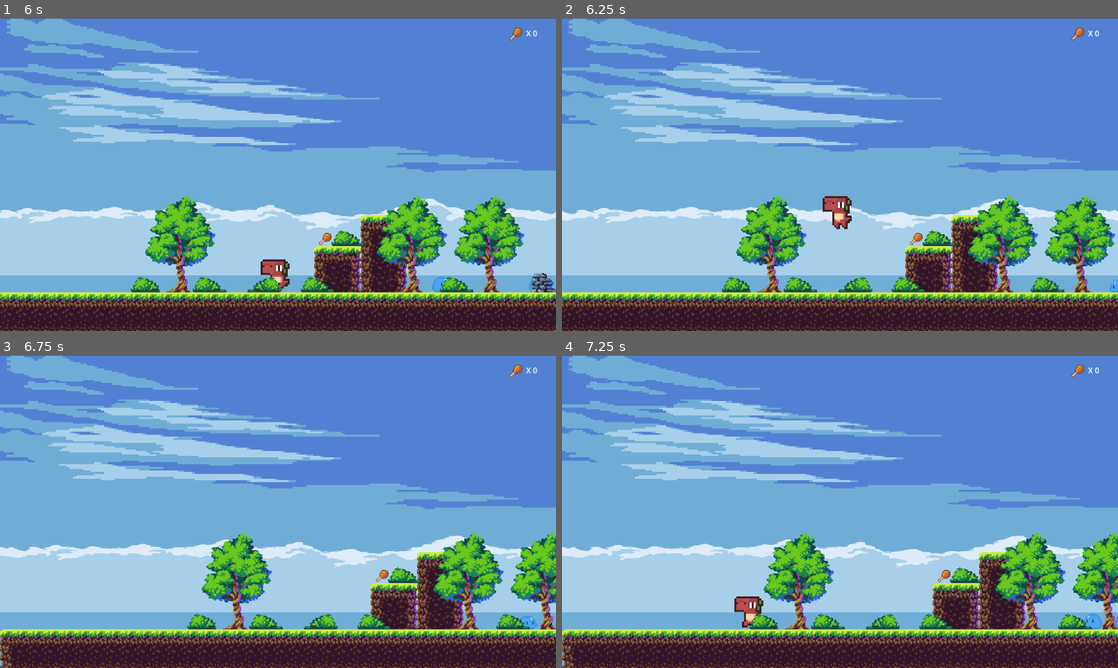
Above: before the commit, frames 1-4 (two rows, left to right).
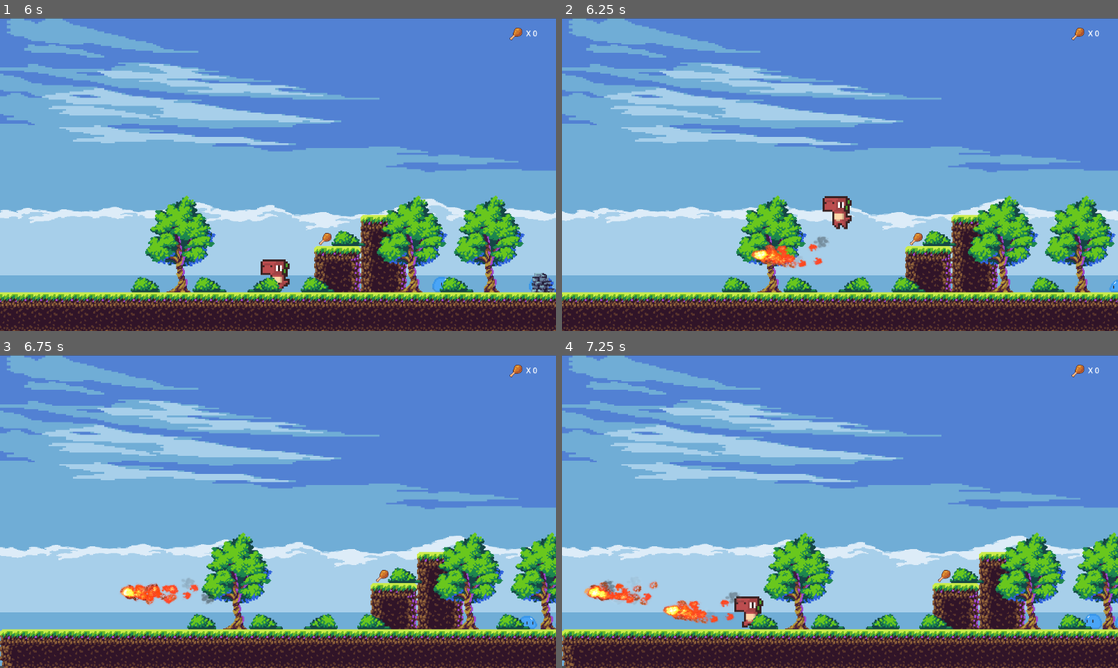
Above: after the commit, the same moments.

Repository: xXMaddyX/FelixGame
Game: Godot game, scene res://worlds/world1.tscn
The game is run twice, just before and just after one commit, with the same random seed, the same clock (stepped at 60 frames per second) and the same inputs.
Inputs:
- Up to frame 1 (6 s): hold F (fire, bound only after the commit) 0.53-1.28 s; hold Right (move_right) 0.53-2.03 s; tap Space (jump) at 0.77, 1.52, 3.02, 3.77, 4.52 s; tap D (dash) at 1.35, 5.85 s; tap F (fire, bound only after the commit) at 1.55, 2.85, 3.8, 4.35 s; hold Left (move_left) 2.03-2.78 s; hold F (fire, bound only after the commit) 2.03-2.78 s; hold Right (move_right) 2.78-4.28 s; hold D (dash) 3.53-4.28 s; hold Left (move_left) 4.28-5.03 s; hold Right (move_right) 5.03-5.78 s; hold F (fire, bound only after the commit) 5.03-5.78 s; hold Left (move_left) from 5.78 s (still down)
- Up to frame 2 (6.25 s): keep holding Left (move_left); tap Space (jump) at 6.02 s; tap F (fire, bound only after the commit) at 6.05 s
- Up to frame 3 (6.75 s): keep holding Left (move_left); hold F (fire, bound only after the commit) from 6.53 s (still down)
- Up to frame 4 (7.25 s): keep holding Left (move_left); keep holding F (fire, bound only after the commit); tap Space (jump) at 6.77 s

Frame 1 is identical in both runs. In frame 2, 0.6% of the frame differs, in the area x 34-48%, y 69-80%; in frame 3, 0.6%; in frame 4, 1.1%, in the area x 3-32%, y 71-86%.

Commit message:
Update Powerups

Diff:
--- a/GameManager/GameManager.gd
+++ b/GameManager/GameManager.gd
@@ -13,5 +13,8 @@
 func updateDinoPowerState():
 	emit_signal("updateDinoPower", DinoPowerState)
 
+func resetMeetCounter():
+	meetCounter = 0
+
 signal updateDinoPower(power)
 signal updateUI(meetCounter)
--- a/Monster/slimes/Slime.gd
+++ b/Monster/slimes/Slime.gd
@@ -3,6 +3,7 @@
 
 const SPEED = 40.0
 var direction = 1
+var isDead = false
 const JUMP_VELOCITY = -400.0
 
 # Get the gravity from the project settings to be synced with RigidBody nodes.
@@ -10,20 +11,23 @@
 @onready var animated_sprite_2d = $AnimatedSprite2D
 @onready var check_right = $checkRight
 @onready var check_left = $checkLeft
+@onready var explosion = $explosion
 
+func _ready():
+	explosion.hide()
 
 func animationHandler():
-	if direction == 1:
+	if direction == 1 and not isDead:
 		animated_sprite_2d.flip_h = false
 		animated_sprite_2d.play("run")
-	elif direction == -1:
+	elif direction == -1 and not isDead:
 		animated_sprite_2d.flip_h = true
 		animated_sprite_2d.play("run")
 
 func moveHandler():
-	if direction == 1:
+	if direction == 1 and not isDead:
 		velocity.x = direction * SPEED
-	elif direction == -1:
+	elif direction == -1 and not isDead:
 		velocity.x = direction * SPEED
 
 func checkCollition():
@@ -32,18 +36,25 @@
 	if check_left.is_colliding():
 		direction = 1
 
+func takeDamage():
+	isDead = true
+	velocity.x = 0
+	explosion.show()
+	explosion.play("explosion")
+	animated_sprite_2d.hide()
+	await get_tree().create_timer(0.8).timeout
+	queue_free()
 
 func _physics_process(delta):
 	# Add the gravity.
 	if not is_on_floor():
 		velocity.y += gravity * delta
 
-
 	animationHandler()
 	checkCollition()
 	moveHandler()
 	move_and_slide()
 
-
 func _on_area_2d_body_entered(body):
-	body.takeDamage()
+	if not isDead:
+		body.takeDamage()
--- a/Monster/slimes/Slime.tscn
+++ b/Monster/slimes/Slime.tscn
@@ -1,8 +1,18 @@
-[gd_scene load_steps=17 format=3 uid="uid://3u5c7svkslgb"]
+[gd_scene load_steps=28 format=3 uid="uid://3u5c7svkslgb"]
 
 [ext_resource type="Script" path="res://Monster/slimes/Slime.gd" id="1_fcuae"]
 [ext_resource type="Texture2D" uid="uid://bc2qxqbt27edp" path="res://assets/Monster/Slimes/FreeSlime/FreeSlime/slime_idle.png" id="2_g4q5i"]
 [ext_resource type="Texture2D" uid="uid://b4rc28xxak0rq" path="res://assets/Monster/Slimes/FreeSlime/FreeSlime/slime_run.png" id="3_y4m28"]
+[ext_resource type="Texture2D" uid="uid://bbgow4dxor1x3" path="res://assets/Monster/Slimes/Explosion/Explosion_8/Explosion_1.png" id="4_brk8y"]
+[ext_resource type="Texture2D" uid="uid://cgef4ct15lxb5" path="res://assets/Monster/Slimes/Explosion/Explosion_8/Explosion_2.png" id="5_pej7x"]
+[ext_resource type="Texture2D" uid="uid://6fng1jg7o10e" path="res://assets/Monster/Slimes/Explosion/Explosion_8/Explosion_3.png" id="6_pmxg7"]
+[ext_resource type="Texture2D" uid="uid://cbja4ubl7mvm0" path="res://assets/Monster/Slimes/Explosion/Explosion_8/Explosion_4.png" id="7_pxp7y"]
+[ext_resource type="Texture2D" uid="uid://dya4vlt46x0gv" path="res://assets/Monster/Slimes/Explosion/Explosion_8/Explosion_5.png" id="8_mwq41"]
+[ext_resource type="Texture2D" uid="uid://bfatr0fhijeod" path="res://assets/Monster/Slimes/Explosion/Explosion_8/Explosion_6.png" id="9_7q26l"]
+[ext_resource type="Texture2D" uid="uid://ddpbljhckgq4g" path="res://assets/Monster/Slimes/Explosion/Explosion_8/Explosion_7.png" id="10_o0suh"]
+[ext_resource type="Texture2D" uid="uid://civki778vonst" path="res://assets/Monster/Slimes/Explosion/Explosion_8/Explosion_8.png" id="11_k762a"]
+[ext_resource type="Texture2D" uid="uid://ba6sr2aej6qyj" path="res://assets/Monster/Slimes/Explosion/Explosion_8/Explosion_9.png" id="12_86arr"]
+[ext_resource type="Texture2D" uid="uid://hhriaheuwptu" path="res://assets/Monster/Slimes/Explosion/Explosion_8/Explosion_10.png" id="13_pb0up"]
 
 [sub_resource type="AtlasTexture" id="AtlasTexture_5wkwx"]
 atlas = ExtResource("2_g4q5i")
@@ -87,6 +97,44 @@
 "speed": 10.0
 }]
 
+[sub_resource type="SpriteFrames" id="SpriteFrames_ba3ny"]
+animations = [{
+"frames": [{
+"duration": 1.0,
+"texture": ExtResource("4_brk8y")
+}, {
+"duration": 1.0,
+"texture": ExtResource("5_pej7x")
+}, {
+"duration": 1.0,
+"texture": ExtResource("6_pmxg7")
+}, {
+"duration": 1.0,
+"texture": ExtResource("7_pxp7y")
+}, {
+"duration": 1.0,
+"texture": ExtResource("8_mwq41")
+}, {
+"duration": 1.0,
+"texture": ExtResource("9_7q26l")
+}, {
+"duration": 1.0,
+"texture": ExtResource("10_o0suh")
+}, {
+"duration": 1.0,
+"texture": ExtResource("11_k762a")
+}, {
+"duration": 1.0,
+"texture": ExtResource("12_86arr")
+}, {
+"duration": 1.0,
+"texture": ExtResource("13_pb0up")
+}],
+"loop": true,
+"name": &"explosion",
+"speed": 10.0
+}]
+
 [sub_resource type="CircleShape2D" id="CircleShape2D_whkvf"]
 radius = 7.07107
 
@@ -94,19 +142,27 @@
 radius = 12.0
 
 [node name="Slime" type="CharacterBody2D"]
+collision_layer = 9
 script = ExtResource("1_fcuae")
 
 [node name="AnimatedSprite2D" type="AnimatedSprite2D" parent="."]
 sprite_frames = SubResource("SpriteFrames_3ejvv")
 animation = &"idle"
-frame_progress = 0.109565
+frame_progress = 0.435162
+
+[node name="explosion" type="AnimatedSprite2D" parent="."]
+position = Vector2(-1.90735e-06, -15)
+scale = Vector2(0.198571, 0.171429)
+sprite_frames = SubResource("SpriteFrames_ba3ny")
+animation = &"explosion"
+frame_progress = 0.256364
 
 [node name="envCollider" type="CollisionShape2D" parent="."]
 position = Vector2(0, 2)
 shape = SubResource("CircleShape2D_whkvf")
 
 [node name="Area2D" type="Area2D" parent="."]
-collision_layer = 0
+collision_layer = 8
 collision_mask = 2
 
 [node name="playerCollider" type="CollisionShape2D" parent="Area2D"]
--- /dev/null
+++ b/player/fireBall.gd
@@ -0,0 +1,32 @@
+extends CharacterBody2D
+
+const SPEED = 200
+var direction = 0  # Richtung des Schusses
+var OrigX = 0
+@onready var animated_sprite_2d = $AnimatedSprite2D
+@onready var collision_shape_2d = $AnimatedSprite2D/Area2D/CollisionShape2D
+
+# Called when the node enters the scene tree for the first time.
+func _ready():
+	velocity.x = direction * SPEED
+	animated_sprite_2d.play("ShotAnim")
+	OrigX = position.x
+
+func destroy():
+	queue_free()
+
+# Called every frame. 'delta' is the elapsed time since the previous frame.
+func _physics_process(delta):
+	if direction == -1:
+		animated_sprite_2d.flip_h = true
+		animated_sprite_2d.position.x = 0
+	velocity.x = direction * SPEED
+	move_and_slide()
+
+	if position.x > OrigX + 400:
+		queue_free()
+
+
+func _on_area_2d_body_entered(body):
+	destroy()
+	body.takeDamage()
--- /dev/null
+++ b/player/fireBall.tscn
@@ -0,0 +1,198 @@
+[gd_scene load_steps=44 format=3 uid="uid://codowwvi5sva"]
+
+[ext_resource type="Script" path="res://player/fireBall.gd" id="1_c6gb6"]
+[ext_resource type="Texture2D" uid="uid://cgt6u2v2t1h3p" path="res://assets/DinoShots/FireShot/img_0.png" id="2_2u40r"]
+[ext_resource type="Texture2D" uid="uid://dpj7381yr6tj0" path="res://assets/DinoShots/FireShot/img_1.png" id="3_ukcgn"]
+[ext_resource type="Texture2D" uid="uid://bt8esmq6tlybb" path="res://assets/DinoShots/FireShot/img_2.png" id="4_0l085"]
+[ext_resource type="Texture2D" uid="uid://bhivfny2nbpkn" path="res://assets/DinoShots/FireShot/img_3.png" id="5_6nlwk"]
+[ext_resource type="Texture2D" uid="uid://bts7dqpgo0tjf" path="res://assets/DinoShots/FireShot/img_4.png" id="6_rok4p"]
+[ext_resource type="Texture2D" uid="uid://b6pmbpsvu7ir0" path="res://assets/DinoShots/FireShot/img_5.png" id="7_hyeis"]
+[ext_resource type="Texture2D" uid="uid://cfvfr3u7vl7eh" path="res://assets/DinoShots/FireShot/img_6.png" id="8_03u74"]
+[ext_resource type="Texture2D" uid="uid://wojlyn1k3mde" path="res://assets/DinoShots/FireShot/img_7.png" id="9_x7cov"]
+[ext_resource type="Texture2D" uid="uid://btcf2s8lmnghx" path="res://assets/DinoShots/FireShot/img_8.png" id="10_xiibv"]
+[ext_resource type="Texture2D" uid="uid://tpo0vq7lgjtr" path="res://assets/DinoShots/FireShot/img_9.png" id="11_ha0xt"]
+[ext_resource type="Texture2D" uid="uid://b2i23tqjfu2iq" path="res://assets/DinoShots/FireShot/img_10.png" id="12_kvrgm"]
+[ext_resource type="Texture2D" uid="uid://j5tm7irv6lya" path="res://assets/DinoShots/FireShot/img_11.png" id="13_e43tf"]
+[ext_resource type="Texture2D" uid="uid://4hcbyj4dfhui" path="res://assets/DinoShots/FireShot/img_12.png" id="14_2sgnp"]
+[ext_resource type="Texture2D" uid="uid://bgfmxw0i81lxf" path="res://assets/DinoShots/FireShot/img_13.png" id="15_v0c7f"]
+[ext_resource type="Texture2D" uid="uid://caxqbyag72dn1" path="res://assets/DinoShots/FireShot/img_14.png" id="16_cn5dh"]
+[ext_resource type="Texture2D" uid="uid://bt3ehfupmc0v6" path="res://assets/DinoShots/FireShot/img_15.png" id="17_puuih"]
+[ext_resource type="Texture2D" uid="uid://b4ecxyyu288fd" path="res://assets/DinoShots/FireShot/img_16.png" id="18_1hwfh"]
+[ext_resource type="Texture2D" uid="uid://bfn76woivohf5" path="res://assets/DinoShots/FireShot/img_17.png" id="19_551ik"]
+[ext_resource type="Texture2D" uid="uid://dpduq7po15ny8" path="res://assets/DinoShots/FireShot/img_18.png" id="20_crhse"]
+[ext_resource type="Texture2D" uid="uid://rk1e0p7d8ado" path="res://assets/DinoShots/FireShot/img_19.png" id="21_1kst5"]
+[ext_resource type="Texture2D" uid="uid://bmi15phgblls2" path="res://assets/DinoShots/FireShot/img_20.png" id="22_hmyi1"]
+[ext_resource type="Texture2D" uid="uid://cb0jwv46gempq" path="res://assets/DinoShots/FireShot/img_21.png" id="23_nayl2"]
+[ext_resource type="Texture2D" uid="uid://buepihxgl4xu" path="res://assets/DinoShots/FireShot/img_22.png" id="24_p7bvu"]
+[ext_resource type="Texture2D" uid="uid://bl2w3yx0ibr5x" path="res://assets/DinoShots/FireShot/img_23.png" id="25_2uwys"]
+[ext_resource type="Texture2D" uid="uid://bie7778lbnu10" path="res://assets/DinoShots/FireShot/img_24.png" id="26_df1uc"]
+[ext_resource type="Texture2D" uid="uid://dahcelycqh8wt" path="res://assets/DinoShots/FireShot/img_25.png" id="27_agsqh"]
+[ext_resource type="Texture2D" uid="uid://bbrshwcd4onp2" path="res://assets/DinoShots/FireShot/img_26.png" id="28_dns5p"]
+[ext_resource type="Texture2D" uid="uid://dhplcfalaexvy" path="res://assets/DinoShots/FireShot/img_27.png" id="29_0o4ed"]
+[ext_resource type="Texture2D" uid="uid://duiv3r3b46b71" path="res://assets/DinoShots/FireShot/img_28.png" id="30_4y8w8"]
+[ext_resource type="Texture2D" uid="uid://co86s3h324gbe" path="res://assets/DinoShots/FireShot/img_29.png" id="31_e7d26"]
+[ext_resource type="Texture2D" uid="uid://c8re12v0qdirh" path="res://assets/DinoShots/FireShot/img_30.png" id="32_j1c10"]
+[ext_resource type="Texture2D" uid="uid://bxn86vrovsoc4" path="res://assets/DinoShots/FireShot/img_31.png" id="33_71v0x"]
+[ext_resource type="Texture2D" uid="uid://2ej4lyqyq68i" path="res://assets/DinoShots/FireShot/img_32.png" id="34_yn73y"]
+[ext_resource type="Texture2D" uid="uid://ce4mkf8witgwy" path="res://assets/DinoShots/FireShot/img_33.png" id="35_djiar"]
+[ext_resource type="Texture2D" uid="uid://nt8h72i1w8xx" path="res://assets/DinoShots/FireShot/img_34.png" id="36_ondjw"]
+[ext_resource type="Texture2D" uid="uid://bj8h5mu1ndjxx" path="res://assets/DinoShots/FireShot/img_35.png" id="37_ykkwh"]
+[ext_resource type="Texture2D" uid="uid://b8f7q71yyje7" path="res://assets/DinoShots/FireShot/img_36.png" id="38_im53j"]
+[ext_resource type="Texture2D" uid="uid://chspf46gqksnk" path="res://assets/DinoShots/FireShot/img_37.png" id="39_x74aq"]
+[ext_resource type="Texture2D" uid="uid://ebv7ms8n6mr1" path="res://assets/DinoShots/FireShot/img_38.png" id="40_ve8tv"]
+[ext_resource type="Texture2D" uid="uid://dianevftgdic3" path="res://assets/DinoShots/FireShot/img_39.png" id="41_ufcxq"]
+
+[sub_resource type="SpriteFrames" id="SpriteFrames_1to8k"]
+animations = [{
+"frames": [{
+"duration": 1.0,
+"texture": ExtResource("2_2u40r")
+}, {
+"duration": 1.0,
+"texture": ExtResource("3_ukcgn")
+}, {
+"duration": 1.0,
+"texture": ExtResource("4_0l085")
+}, {
+"duration": 1.0,
+"texture": ExtResource("5_6nlwk")
+}, {
+"duration": 1.0,
+"texture": ExtResource("6_rok4p")
+}, {
+"duration": 1.0,
+"texture": ExtResource("7_hyeis")
+}, {
+"duration": 1.0,
+"texture": ExtResource("8_03u74")
+}, {
+"duration": 1.0,
+"texture": ExtResource("9_x7cov")
+}, {
+"duration": 1.0,
+"texture": ExtResource("10_xiibv")
+}, {
+"duration": 1.0,
+"texture": ExtResource("11_ha0xt")
+}, {
+"duration": 1.0,
+"texture": ExtResource("12_kvrgm")
+}, {
+"duration": 1.0,
+"texture": ExtResource("13_e43tf")
+}, {
+"duration": 1.0,
+"texture": ExtResource("14_2sgnp")
+}, {
+"duration": 1.0,
+"texture": ExtResource("15_v0c7f")
+}, {
+"duration": 1.0,
+"texture": ExtResource("16_cn5dh")
+}, {
+"duration": 1.0,
+"texture": ExtResource("17_puuih")
+}, {
+"duration": 1.0,
+"texture": ExtResource("18_1hwfh")
+}, {
+"duration": 1.0,
+"texture": ExtResource("19_551ik")
+}, {
+"duration": 1.0,
+"texture": ExtResource("20_crhse")
+}, {
+"duration": 1.0,
+"texture": ExtResource("21_1kst5")
+}, {
+"duration": 1.0,
+"texture": ExtResource("22_hmyi1")
+}, {
+"duration": 1.0,
+"texture": ExtResource("23_nayl2")
+}, {
+"duration": 1.0,
+"texture": ExtResource("24_p7bvu")
+}, {
+"duration": 1.0,
+"texture": ExtResource("25_2uwys")
+}, {
+"duration": 1.0,
+"texture": ExtResource("26_df1uc")
+}, {
+"duration": 1.0,
+"texture": ExtResource("27_agsqh")
+}, {
+"duration": 1.0,
+"texture": ExtResource("28_dns5p")
+}, {
+"duration": 1.0,
+"texture": ExtResource("29_0o4ed")
+}, {
+"duration": 1.0,
+"texture": ExtResource("30_4y8w8")
+}, {
+"duration": 1.0,
+"texture": ExtResource("31_e7d26")
+}, {
+"duration": 1.0,
+"texture": ExtResource("32_j1c10")
+}, {
+"duration": 1.0,
+"texture": ExtResource("33_71v0x")
+}, {
+"duration": 1.0,
+"texture": ExtResource("34_yn73y")
+}, {
+"duration": 1.0,
+"texture": ExtResource("35_djiar")
+}, {
+"duration": 1.0,
+"texture": ExtResource("36_ondjw")
+}, {
+"duration": 1.0,
+"texture": ExtResource("37_ykkwh")
+}, {
+"duration": 1.0,
+"texture": ExtResource("38_im53j")
+}, {
+"duration": 1.0,
+"texture": ExtResource("39_x74aq")
+}, {
+"duration": 1.0,
+"texture": ExtResource("40_ve8tv")
+}, {
+"duration": 1.0,
+"texture": ExtResource("41_ufcxq")
+}],
+"loop": true,
+"name": &"ShotAnim",
+"speed": 30.0
+}]
+
+[sub_resource type="CapsuleShape2D" id="CapsuleShape2D_e3pbc"]
+radius = 70.7067
+height = 547.551
+
+[node name="FireBall" type="CharacterBody2D"]
+position = Vector2(-170, -13)
+script = ExtResource("1_c6gb6")
+
+[node name="AnimatedSprite2D" type="AnimatedSprite2D" parent="."]
+z_index = 1
+position = Vector2(-31, -8)
+scale = Vector2(0.134062, 0.114062)
+sprite_frames = SubResource("SpriteFrames_1to8k")
+animation = &"ShotAnim"
+frame_progress = 0.139739
+
+[node name="Area2D" type="Area2D" parent="AnimatedSprite2D"]
+collision_layer = 0
+collision_mask = 24
+
+[node name="CollisionShape2D" type="CollisionShape2D" parent="AnimatedSprite2D/Area2D"]
+position = Vector2(44.7552, 61.3699)
+rotation = 1.56899
+shape = SubResource("CapsuleShape2D_e3pbc")
+
+[connection signal="body_entered" from="AnimatedSprite2D/Area2D" to="." method="_on_area_2d_body_entered"]
--- a/player/player.gd
+++ b/player/player.gd
@@ -7,7 +7,10 @@
 var isHit = false
 var isDead = false
 var direction = 1
+var shotDirection = 1
 var dash = false
+var deadseq = false
+var shotFired = false
 const Powers = {
 	"Normal": {
 		"Run": "run",
@@ -42,6 +45,9 @@
 # Get the gravity from the project settings to be synced with RigidBody nodes.
 var gravity = ProjectSettings.get_setting("physics/2d/default_gravity")
 @onready var animated_sprite_2d = $AnimatedSprite2D
+@onready var playerCollider = $CollisionShape2D
+const FIRE_BALL = preload("res://player/fireBall.tscn")
+
 
 func _ready():
 	switchPowers("Normal")
@@ -60,7 +66,6 @@
 		animated_sprite_2d.play(powerState["Idle"])
 
 func switchPowers(power):
-		print(power)
 		if power == "Fire":
 			Normal = false
 			Fire = true
@@ -88,6 +93,26 @@
 func restart_scene():
 	get_tree().reload_current_scene()
 
+func checkShotPower():
+	if Normal:
+		return
+	elif Fire:
+		var shot = FIRE_BALL.instantiate()
+		if shotDirection == 1:
+			shot.position = global_position
+			shot.position.y += 0
+			shot.position.x += 60
+		if shotDirection == -1:
+			shot.position = global_position
+			shot.position.y += 0
+			shot.position.x -= 30
+
+		shot.direction = shotDirection
+		get_tree().root.add_child(shot)
+	elif Water:
+		pass
+
+
 func _physics_process(delta):
 	# Add the gravity.
 	if not is_on_floor():
@@ -105,10 +130,12 @@
 	elif Input.is_action_pressed("move_left") and not isHit:
 		animated_sprite_2d.flip_h = true
 		direction = -1
+		shotDirection = -1
 		velocity.x = direction * SPEED
 	elif Input.is_action_pressed("move_right") and not isHit:
 		animated_sprite_2d.flip_h = false
 		direction = 1
+		shotDirection = 1
 		velocity.x = direction * SPEED
 	else:
 		direction = 0
@@ -122,8 +149,22 @@
 		isDead = true
 
 	if isDead:
-		restart_scene()
+		playerCollider.disabled = true
+		set_collision_layer(0)
+		set_collision_mask(0)
+		deadseq = true
+		GameManager.resetMeetCounter()
 
 	animationHandler(actualPower)
 
 	move_and_slide()
+
+	if Input.is_action_pressed("fire") and not shotFired:
+		shotFired = true
+		checkShotPower()
+		await get_tree().create_timer(1).timeout
+		shotFired = false
+
+	if deadseq:
+		await get_tree().create_timer(3).timeout
+		restart_scene()
--- a/project.godot
+++ b/project.godot
@@ -45,6 +45,11 @@
 "events": [Object(InputEventKey,"resource_local_to_scene":false,"resource_name":"","device":0,"window_id":0,"alt_pressed":false,"shift_pressed":false,"ctrl_pressed":false,"meta_pressed":false,"pressed":false,"keycode":0,"physical_keycode":68,"key_label":0,"unicode":0,"echo":false,"script":null)
 ]
 }
+fire={
+"deadzone": 0.5,
+"events": [Object(InputEventKey,"resource_local_to_scene":false,"resource_name":"","device":0,"window_id":0,"alt_pressed":false,"shift_pressed":false,"ctrl_pressed":false,"meta_pressed":false,"pressed":false,"keycode":0,"physical_keycode":70,"key_label":0,"unicode":0,"echo":false,"script":null)
+]
+}
 
 [rendering]
 
--- /dev/null
+++ b/worlds/tileLayer0.gd
@@ -0,0 +1,12 @@
+extends TileMap
+
+
+# Called when the node enters the scene tree for the first time.
+func _ready():
+	pass # Replace with function body.
+
+func takeDamage():
+	return
+# Called every frame. 'delta' is the elapsed time since the previous frame.
+func _process(delta):
+	pass
--- a/worlds/world1.tscn
+++ b/worlds/world1.tscn
@@ -7,6 +7,7 @@
 [ext_resource type="Texture2D" uid="uid://cqf84fyjr2pf2" path="res://assets/backgroundTiles/FreeCuteTilesetv1/FreeCuteTileset/Decors.png" id="3_nucrd"]
 [ext_resource type="Texture2D" uid="uid://kf1cvxakgv62" path="res://assets/backgroundTiles/FreeCuteTilesetv1/FreeCuteTileset/BG2.png" id="3_o3g2u"]
 [ext_resource type="Texture2D" uid="uid://bmoabnqtqhrm1" path="res://assets/backgroundTiles/FreeCuteTilesetv1/FreeCuteTileset/Tileset.png" id="4_oiw4b"]
+[ext_resource type="Script" path="res://worlds/tileLayer0.gd" id="5_8f6xn"]
 [ext_resource type="Texture2D" uid="uid://nv485fktd8xi" path="res://assets/backgroundTiles/FreeCuteTilesetv1/FreeCuteTileset/BG3.png" id="5_x8tas"]
 [ext_resource type="PackedScene" uid="uid://3u5c7svkslgb" path="res://Monster/slimes/Slime.tscn" id="7_us5i8"]
 [ext_resource type="PackedScene" uid="uid://bfna8gba4bsjm" path="res://collectables/meet/meet.tscn" id="8_kwemq"]
@@ -167,7 +168,7 @@
 4:5/0/physics_layer_0/angular_velocity = 0.0
 
 [sub_resource type="TileSet" id="TileSet_ncnhr"]
-physics_layer_0/collision_layer = 1
+physics_layer_0/collision_layer = 17
 sources/0 = SubResource("TileSetAtlasSource_ewvtw")
 
 [sub_resource type="TileSetAtlasSource" id="TileSetAtlasSource_oai3c"]
@@ -233,6 +234,7 @@
 tile_set = SubResource("TileSet_ncnhr")
 format = 2
 layer_0/tile_data = PackedInt32Array(2490368, 0, 0, 2555904, 0, 1, 2621440, 0, 2, 2490369, 65536, 0, 2555905, 65536, 1, …(10336 unchanged characters)…
+script = ExtResource("5_8f6xn")
 
 [node name="tileLayer1" type="TileMap" parent="."]
 tile_set = SubResource("TileSet_jrhlu")
Binary file added: assets/DinoShots/FireShot/img_0.png
Not shown, added: assets/DinoShots/FireShot/img_0.png.import
Binary file added: assets/DinoShots/FireShot/img_1.png
Not shown, added: assets/DinoShots/FireShot/img_1.png.import
Binary file added: assets/DinoShots/FireShot/img_10.png
Not shown, added: assets/DinoShots/FireShot/img_10.png.import
Binary file added: assets/DinoShots/FireShot/img_11.png
Not shown, added: assets/DinoShots/FireShot/img_11.png.import
Binary file added: assets/DinoShots/FireShot/img_12.png
Not shown, added: assets/DinoShots/FireShot/img_12.png.import
Binary file added: assets/DinoShots/FireShot/img_13.png
Not shown, added: assets/DinoShots/FireShot/img_13.png.import
(and 89 more such lines)
